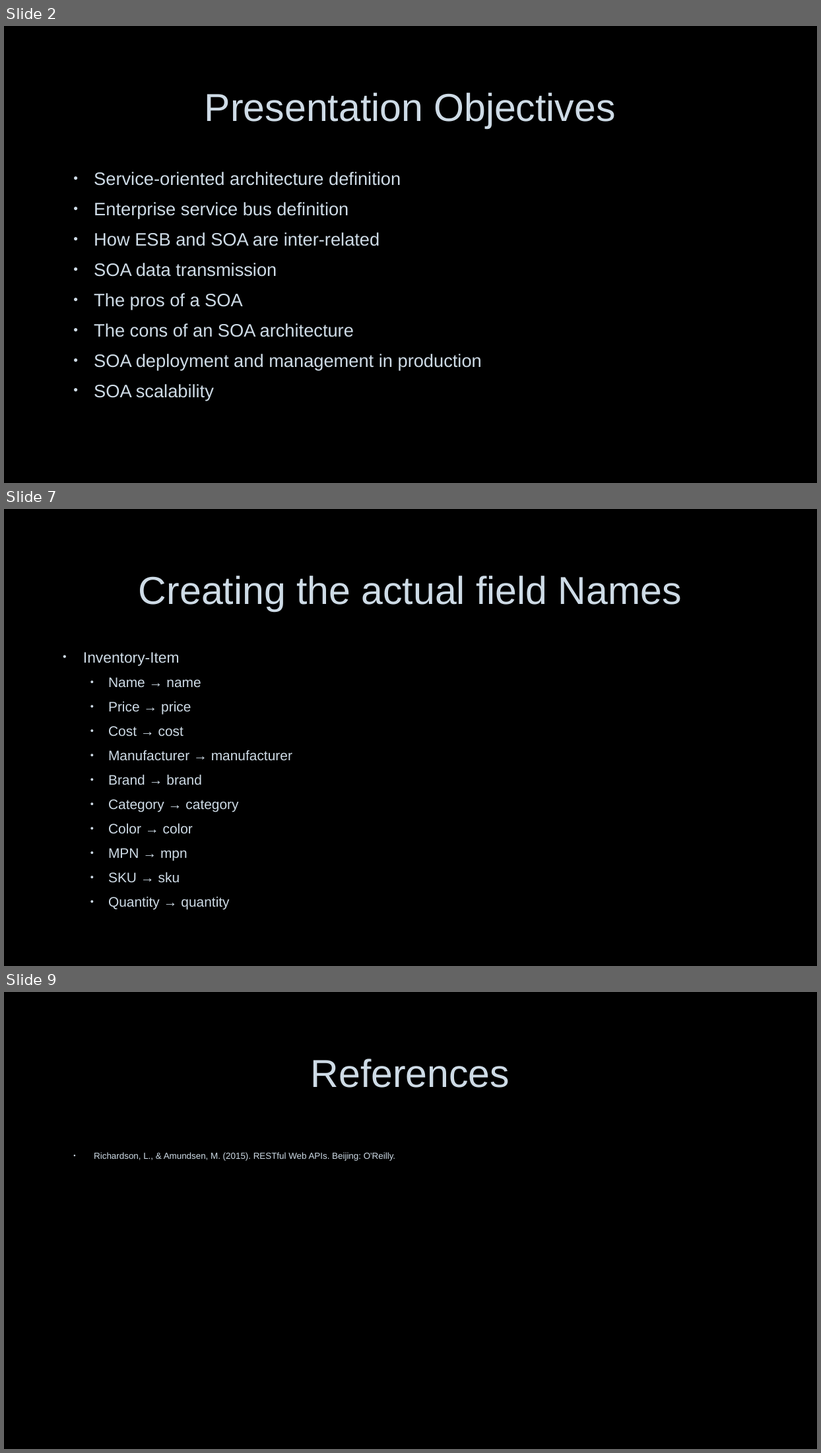
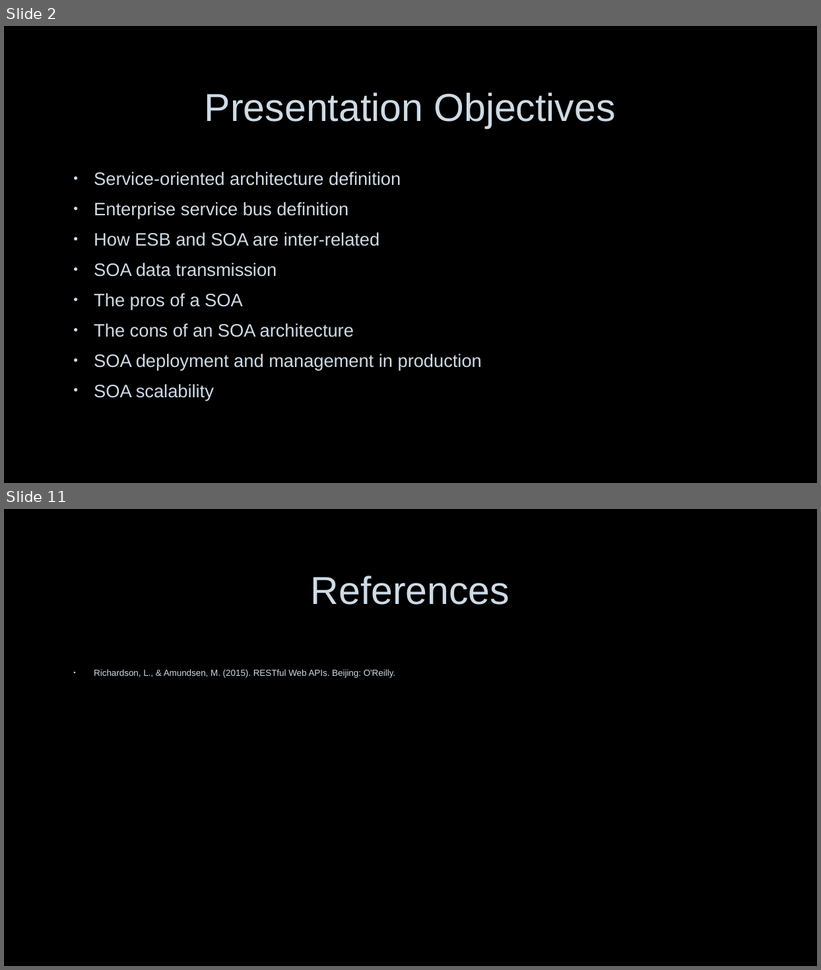
Before and after one commit to nerdommicro/WEB-420, a slide deck: week7-and-group_project/nesbitt-week7.pptx. Shown one above the other, each under a label of ours: slides 2, 7 and 9 before the commit, slides 2 and 11 after it; the slides between them are not shown. The pictures are 821x1453 and 821x970 pixels, drawn with LibreOffice and Linux fonts; fonts in the diff are those of the drawing; background and template pictures are left out. Boxes give left, top, right and bottom in pixels: in the first picture for what was removed or moved away, otherwise in the second. Text is boxed around its words. In the diff, an @@ line names an element or a change of style, - is before the commit and + after.

```diff
--- a/week7-and-group_project/nesbitt-week7.pptx
+++ b/week7-and-group_project/nesbitt-week7.pptx
@@ slide 7 removed at bbox=[4, 509, 817, 966], background picture (left out) @@
@@ title removed at bbox=[139, 576, 682, 611] @@
-Creating the actual field Names
@@ text removed at bbox=[83, 652, 292, 883] @@
-• Inventory-Item
-  • Name → name
-  • Price → price
-  • Cost → cost
-  • Manufacturer → manufacturer
-  • Brand → brand
-  • Category → category
-  • Color → color
-  • MPN → mpn
-  • SKU → sku
-  • Quantity → quantity
@@ what was slide 9 is now slide 11 @@
```
Also in this commit, not shown: 8 slides added, 5 other slides removed, 1 other file.
